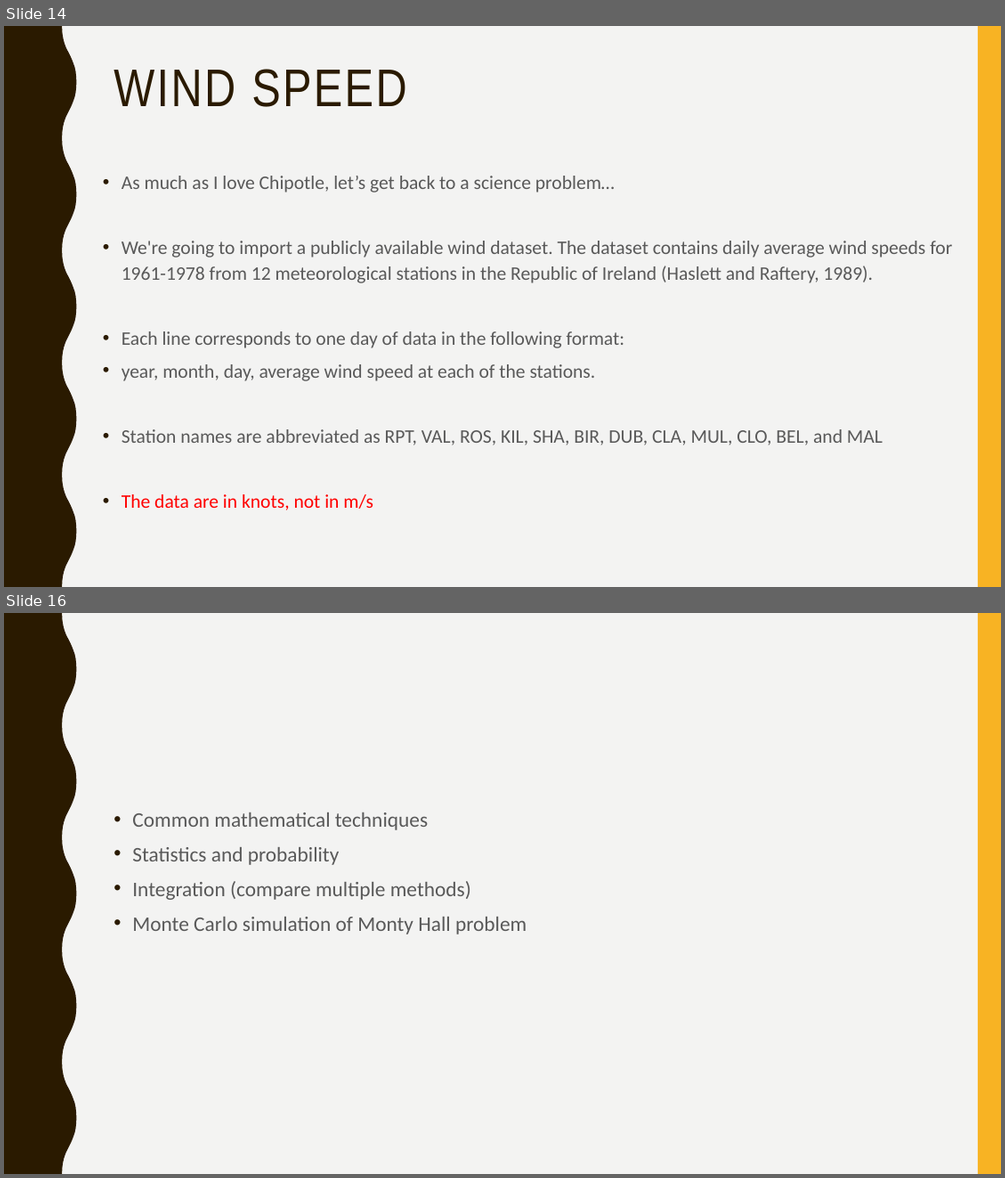
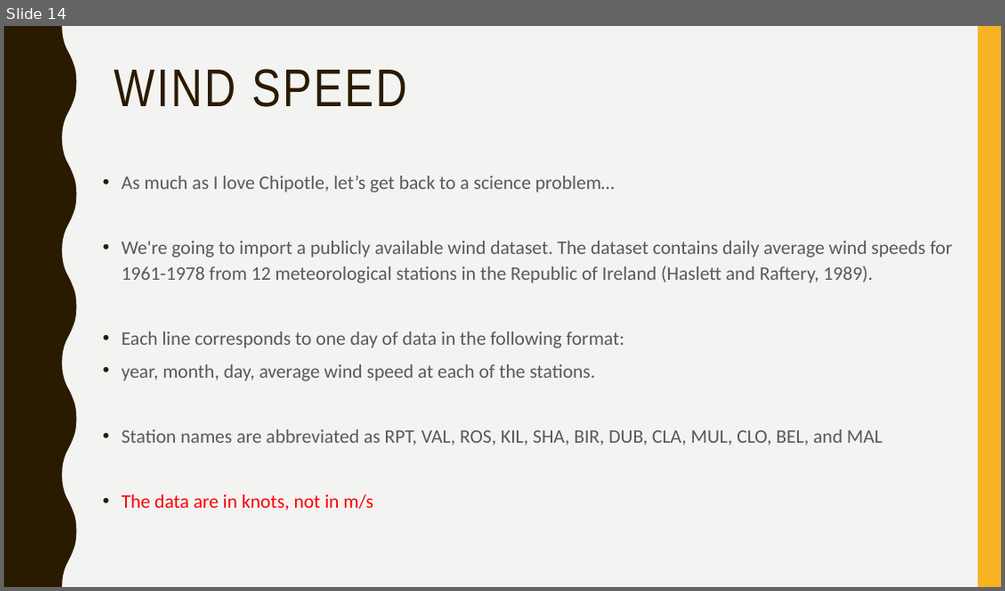
Before and after one commit to narock/scientific_computing_course, a slide deck: 02_Libraries/02_Scientific_Computing_Libs.pptx. Shown one above the other, each under a label of ours: slides 14 and 16 before the commit, slide 14 after it; the slides between them are not shown. The pictures are 1005x1178 and 1005x591 pixels, drawn with LibreOffice and Linux fonts; fonts in the diff are those of the drawing. Boxes give left, top, right and bottom in pixels: in the first picture for what was removed or moved away, otherwise in the second. Text is boxed around its words. In the diff, an @@ line names an element or a change of style, - is before the commit and + after.

```diff
--- a/02_Libraries/02_Scientific_Computing_Libs.pptx
+++ b/02_Libraries/02_Scientific_Computing_Libs.pptx
@@ slide 16 removed at [4, 613, 1001, 1174], background #F3F3F2; not listed: 2 template elements that a slide beside it also shows @@
@@ text removed at [132, 812, 526, 934] @@
-• Common mathematical techniques
-• Statistics and probability
-• Integration (compare multiple methods)
-• Monte Carlo simulation of Monty Hall problem
```
Also in this commit, not shown: 14 slides added, 1 other slide removed, 8 other files.
